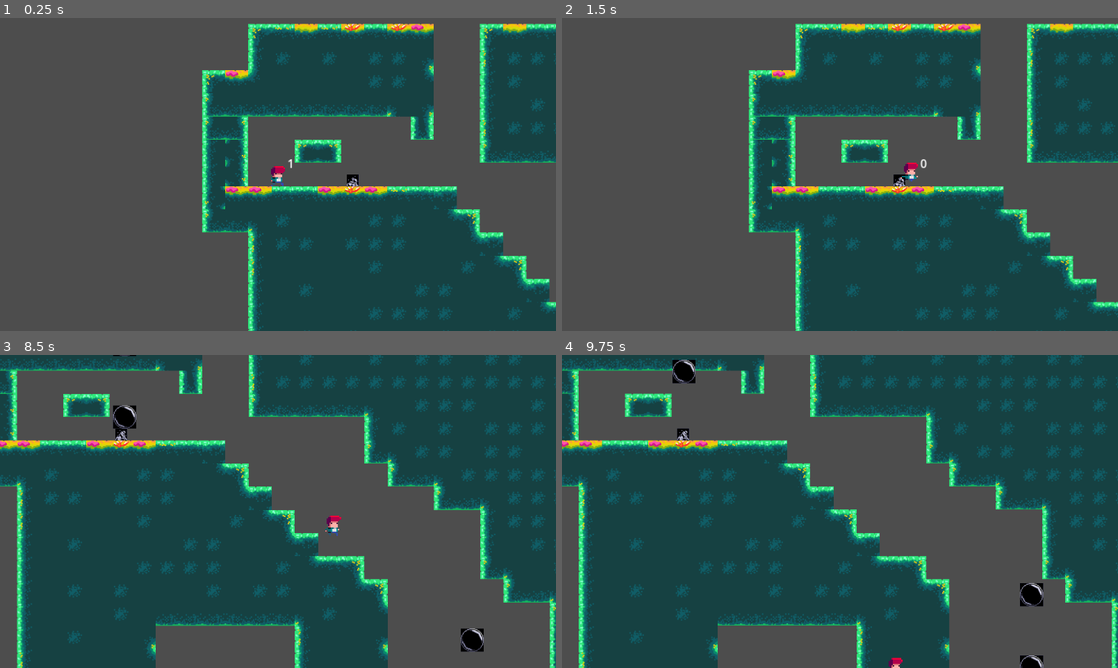
Above: before the commit, frames 1-4 (two rows, left to right).
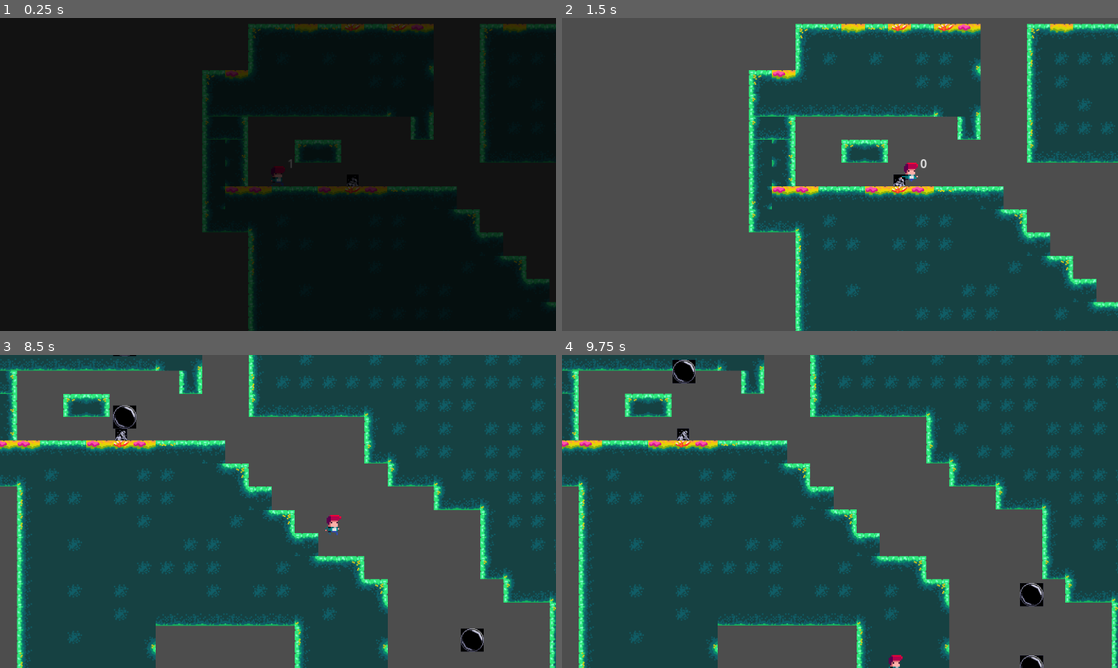
Above: after the commit, the same moments.

Repository: Gaulent/MJW19-BubbleScape
Game: Godot game, scene res://scenes/main_game.tscn
Same seed, same stepped clock (60 frames per second), same inputs: the game is played once before the commit and once after it.
Inputs:
- Up to frame 1 (0.25 s): no input
- Up to frame 2 (1.5 s): hold D (move_right) from 0.53 s (still down); tap Space (jump) at 0.77 s
- Up to frame 3 (8.5 s): tap Space (jump) at 1.52, 3.02, 3.77, 4.52, 6.02, 6.77, 7.52 s; release D (move_right) at 2.03 s; hold A (move_left) 2.03-4.28 s; hold D (move_right) 4.28-8.03 s; hold A (move_left) from 8.03 s (still down)
- Up to frame 4 (9.75 s): tap Space (jump) at 9.02 s; release A (move_left) at 9.53 s; hold D (move_right) from 9.53 s (still down)

The runs differ from the first frame. In frame 1, 100% of the frame differs, in the area x 0-100%, y 0-100%; in frame 2, nothing differs; in frame 3, less than 0.1%; in frame 4, less than 0.1%.

Commit message:
Lista la muerte

Diff:
--- a/project.godot
+++ b/project.godot
@@ -14,6 +14,10 @@
 run/main_scene="res://scenes/main_game.tscn"
 config/features=PackedStringArray("4.3", "Forward Plus")
 config/icon="res://icon.svg"
+
+[autoload]
+
+LevelManagerSingleton="*res://scenes/level_manager.tscn"
 
 [display]
 
--- a/scenes/dead_player.tscn
+++ b/scenes/dead_player.tscn
@@ -1,5 +1,6 @@
-[gd_scene load_steps=16 format=3 uid="uid://bs6j4j8rhw0we"]
+[gd_scene load_steps=17 format=3 uid="uid://bs6j4j8rhw0we"]
 
+[ext_resource type="Script" path="res://scripts/dead_player.gd" id="1_51vx4"]
 [ext_resource type="Texture2D" uid="uid://jdgl8lm7wwqs" path="res://assets/player/SPA_Player_Ginger.png" id="1_n3kh4"]
 
 [sub_resource type="AtlasTexture" id="AtlasTexture_rdtr4"]
@@ -119,6 +120,7 @@
 
 [node name="DeadPlayer" type="Node2D"]
 position = Vector2(0, 462)
+script = ExtResource("1_51vx4")
 
 [node name="Sprite" type="AnimatedSprite2D" parent="."]
 texture_filter = 1
@@ -129,4 +131,3 @@
 libraries = {
 "": SubResource("AnimationLibrary_6vb7q")
 }
-autoplay = "death"
--- /dev/null
+++ b/scenes/level_manager.tscn
@@ -0,0 +1,73 @@
+[gd_scene load_steps=6 format=3 uid="uid://dxeextkccir0l"]
+
+[ext_resource type="Script" path="res://scripts/level_manager.gd" id="1_6rjlq"]
+
+[sub_resource type="Animation" id="Animation_y7220"]
+length = 0.001
+tracks/0/type = "value"
+tracks/0/imported = false
+tracks/0/enabled = true
+tracks/0/path = NodePath("ColorRect:color")
+tracks/0/interp = 1
+tracks/0/loop_wrap = true
+tracks/0/keys = {
+"times": PackedFloat32Array(0),
+"transitions": PackedFloat32Array(1),
+"update": 0,
+"values": [Color(0, 0, 0, 0)]
+}
+
+[sub_resource type="Animation" id="Animation_grnmu"]
+resource_name = "fade_in"
+tracks/0/type = "value"
+tracks/0/imported = false
+tracks/0/enabled = true
+tracks/0/path = NodePath("ColorRect:color")
+tracks/0/interp = 1
+tracks/0/loop_wrap = true
+tracks/0/keys = {
+"times": PackedFloat32Array(0, 1),
+"transitions": PackedFloat32Array(1, 1),
+"update": 0,
+"values": [Color(0, 0, 0, 1), Color(0, 0, 0, 0)]
+}
+
+[sub_resource type="Animation" id="Animation_agd3v"]
+resource_name = "fade_out"
+tracks/0/type = "value"
+tracks/0/imported = false
+tracks/0/enabled = true
+tracks/0/path = NodePath("ColorRect:color")
+tracks/0/interp = 1
+tracks/0/loop_wrap = true
+tracks/0/keys = {
+"times": PackedFloat32Array(0, 1),
+"transitions": PackedFloat32Array(1, 1),
+"update": 0,
+"values": [Color(0, 0, 0, 0), Color(0, 0, 0, 1)]
+}
+
+[sub_resource type="AnimationLibrary" id="AnimationLibrary_dsrga"]
+_data = {
+"RESET": SubResource("Animation_y7220"),
+"fade_in": SubResource("Animation_grnmu"),
+"fade_out": SubResource("Animation_agd3v")
+}
+
+[node name="LevelManager" type="Node"]
+script = ExtResource("1_6rjlq")
+
+[node name="TransitionScreen" type="CanvasLayer" parent="."]
+
+[node name="ColorRect" type="ColorRect" parent="TransitionScreen"]
+anchors_preset = 15
+anchor_right = 1.0
+anchor_bottom = 1.0
+grow_horizontal = 2
+grow_vertical = 2
+color = Color(0, 0, 0, 0)
+
+[node name="AnimationPlayer" type="AnimationPlayer" parent="TransitionScreen"]
+libraries = {
+"": SubResource("AnimationLibrary_dsrga")
+}
--- a/scenes/main_game.tscn
+++ b/scenes/main_game.tscn
@@ -5,7 +5,7 @@
 [ext_resource type="Script" path="res://scripts/player.gd" id="2_48rla"]
 [ext_resource type="Texture2D" uid="uid://jdgl8lm7wwqs" path="res://assets/player/SPA_Player_Ginger.png" id="2_p75jg"]
 [ext_resource type="Script" path="res://scripts/lung_label.gd" id="4_obu7r"]
-[ext_resource type="Shader" path="res://scenes/vignette.gdshader" id="5_58agx"]
+[ext_resource type="Shader" path="res://scripts/vignette.gdshader" id="5_58agx"]
 [ext_resource type="PackedScene" uid="uid://bs6j4j8rhw0we" path="res://scenes/dead_player.tscn" id="6_by7fh"]
 [ext_resource type="PackedScene" uid="uid://60p4bprhkomn" path="res://scenes/bubble_spawn_point.tscn" id="7_ru8vf"]
 [ext_resource type="AudioStream" uid="uid://cbtksf8prlwar" path="res://assets/player/517759__danlucaz__game-fx-2.mp3" id="7_vkwmo"]
--- /dev/null
+++ b/scripts/dead_player.gd
@@ -0,0 +1,9 @@
+extends Node2D
+
+@onready var animator:AnimationPlayer = $AnimationPlayer
+
+# Called when the node enters the scene tree for the first time.
+func _ready() -> void:
+	animator.play("death")
+	await animator.animation_finished
+	LevelManagerSingleton.reset_level()
--- /dev/null
+++ b/scripts/level_manager.gd
@@ -0,0 +1,13 @@
+extends Node
+
+@onready var animator:AnimationPlayer = $TransitionScreen/AnimationPlayer
+
+func _ready() -> void:
+	animator.play("fade_in")
+
+# Called when the node enters the scene tree for the first time.
+func reset_level():
+	animator.play("fade_out")
+	await animator.animation_finished
+	get_tree().reload_current_scene()
+	animator.play("fade_in")
--- a/scripts/player.gd
+++ b/scripts/player.gd
@@ -1,4 +1,5 @@
 extends CharacterBody2D
+
 
 
 @export var SPEED:float = 150.0
Renamed: scenes/vignette.gdshader -> scripts/vignette.gdshader
